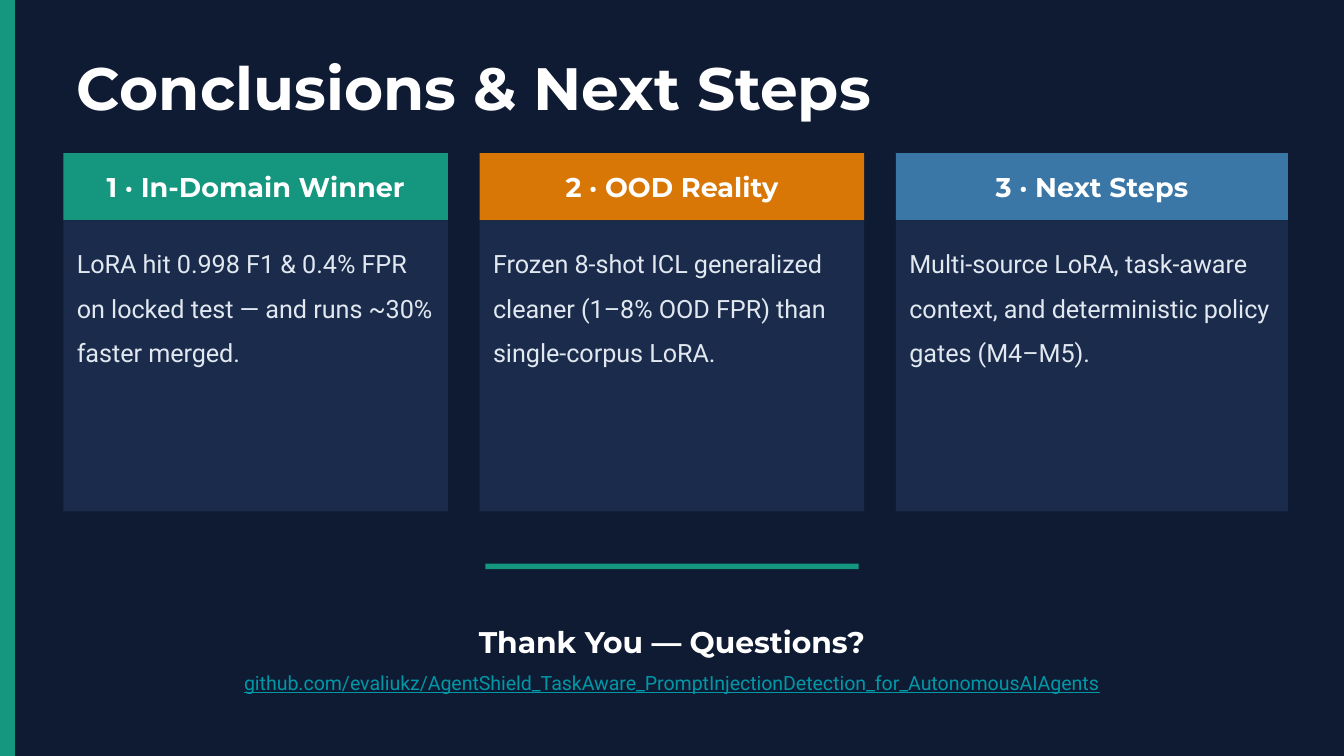
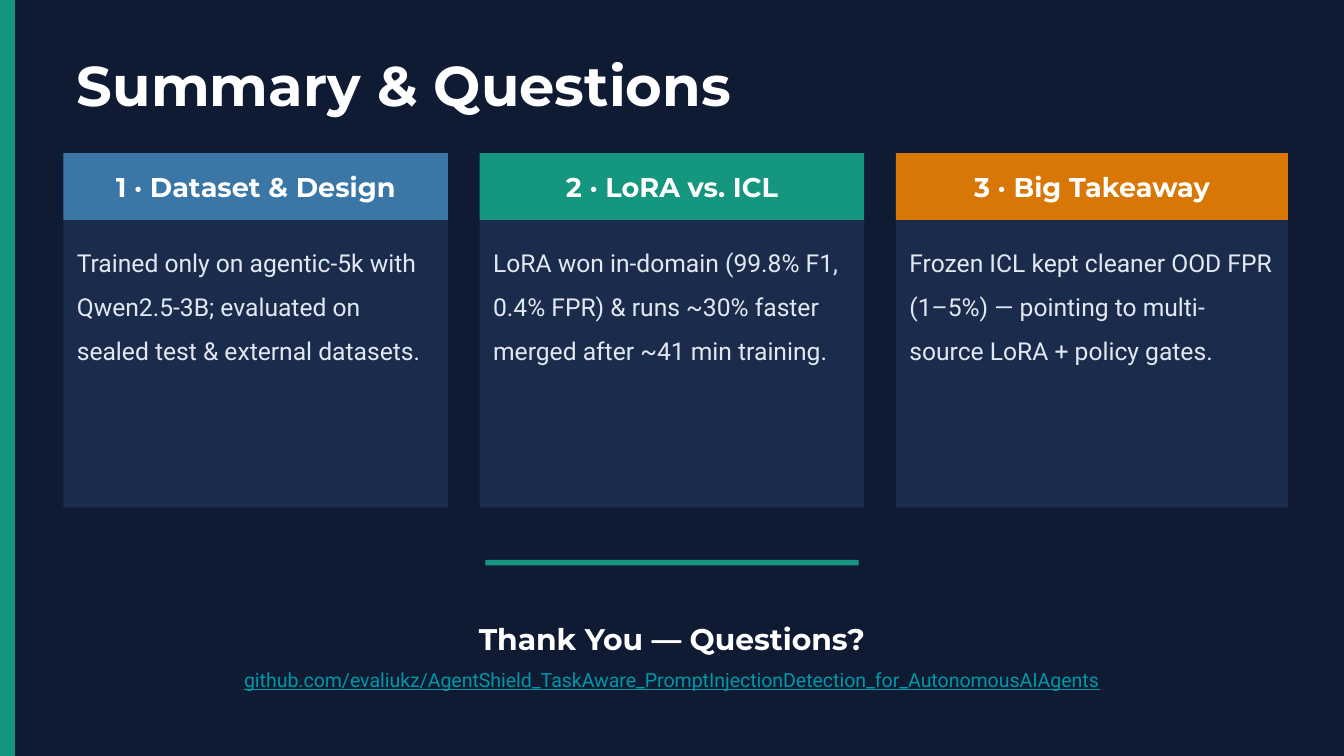
Before and after one commit to timothyleung1/AgentShield_TaskAware_PromptInjectionDetection_for_AutonomousAIAgents, a slide deck: slide 9 of presentation/AgentShield_Presentation.pptx (slide 11 before the commit). Drawn at 1344x756 pixels with LibreOffice and Linux fonts; fonts in the diff are those of the drawing. Boxes give left, top, right and bottom in pixels: in the first picture for what was removed or moved away, otherwise in the second. Text is boxed around its words. In the diff, an @@ line names an element or a change of style, - is before the commit and + after.

Commit message:
Streamline 9-slide presentation and focus external OOD evaluation on public Hugging Face datasets

```diff
--- a/presentation/AgentShield_Presentation.pptx
+++ b/presentation/AgentShield_Presentation.pptx
@@ text at <box>77,62,731,118</box>: text changed; size 32 to 30 pt @@
-Conclusions & Next Steps
+Summary & Questions
@@ rectangle "1 · Dataset & Design" at <box>63,153,448,220</box>: fill #14967F to #3B77A6 @@
@@ text in rectangle at <box>116,175,396,203</box>: text changed @@
-1 · In-Domain Winner
+1 · Dataset & Design
@@ rectangle "2 · LoRA vs. ICL" at <box>480,153,864,220</box>: fill #D97706 to #14967F @@
@@ text in rectangle at <box>566,177,778,198</box>: text changed @@
-2 · OOD Reality
+2 · LoRA vs. ICL
@@ rectangle "3 · Big Takeaway" at <box>896,153,1289,220</box>: fill #3B77A6 to #D97706 @@
@@ text in rectangle at <box>974,175,1210,203</box>: text changed @@
-3 · Next Steps
+3 · Big Takeaway
@@ rectangle "Trained only on agentic-5k with ...": place and size @@
-rectangle "Trained only on agentic-5k with ..." at <box>63,220,448,512</box>
+rectangle "Trained only on agentic-5k with ..." at <box>63,220,448,508</box>
@@ rectangle "LoRA won in-domain (99.8% F1, ...": place and size @@
-rectangle "LoRA won in-domain (99.8% F1, ..." at <box>480,220,864,512</box>
+rectangle "LoRA won in-domain (99.8% F1, ..." at <box>480,220,864,508</box>
@@ rectangle "Frozen ICL kept cleaner OOD ...": place and size @@
-rectangle "Frozen ICL kept cleaner OOD ..." at <box>896,220,1289,512</box>
+rectangle "Frozen ICL kept cleaner OOD ..." at <box>896,220,1289,508</box>
@@ text in rectangle at <box>77,253,420,361</box>: text changed; size 13.5 to 13.2 pt @@
-LoRA hit 0.998 F1 & 0.4% FPR on locked test — and runs ~30% faster merged.
+Trained only on agentic-5k with Qwen2.5-3B; evaluated on sealed test & external datasets.
@@ text in rectangle at <box>493,252,838,365</box>: text changed; size 13.5 to 13.2 pt @@
-Frozen 8-shot ICL generalized cleaner (1–8% OOD FPR) than single-corpus LoRA.
+LoRA won in-domain (99.8% F1, 0.4% FPR) & runs ~30% faster merged after ~41 min training.
@@ text in rectangle at <box>909,253,1271,365</box>: text changed; size 13.5 to 13.2 pt @@
-Multi-source LoRA, task-aware context, and deterministic policy gates (M4–M5).
+Frozen ICL kept cleaner OOD FPR (1–5%) — pointing to multi-source LoRA + policy gates.
```
Also in this commit, not shown: 2 other slides changed, 6 slides added, 8 slides removed, 6 other files.
